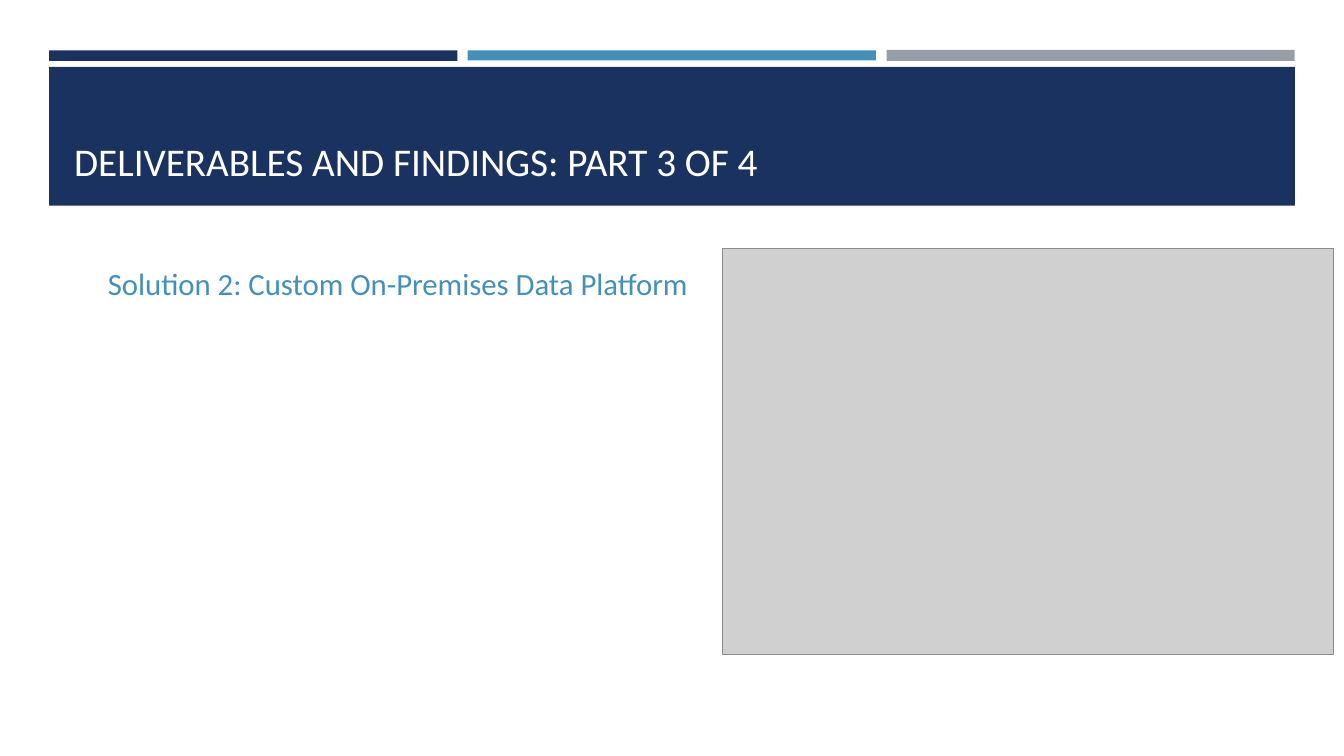
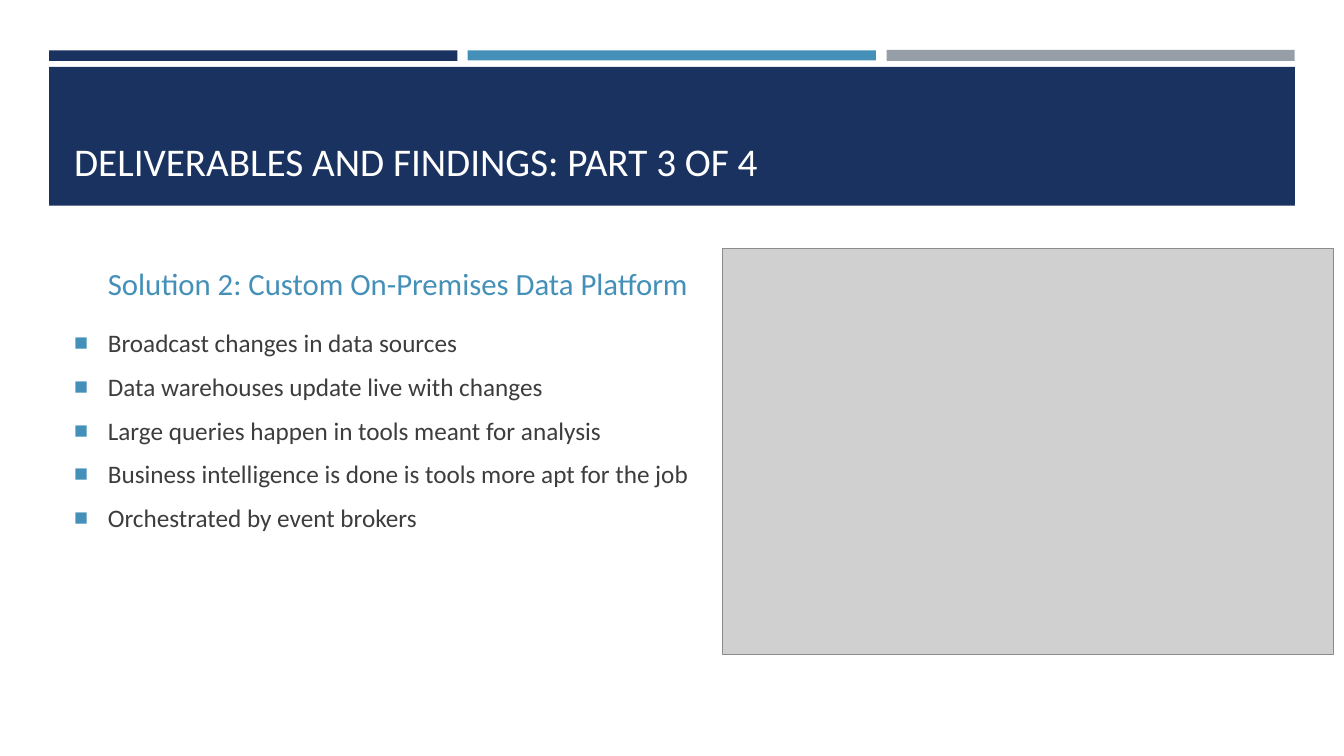
Before and after one commit to slidwell44/MIS6940_finalProject, a slide deck: slide 10 of docs/powerpoint/Class - WI Digital Transformation.pptx. Drawn at 1344x756 pixels with LibreOffice and Linux fonts; fonts in the diff are those of the drawing; grey boxes stand for pictures. Boxes give left, top, right and bottom in pixels: in the first picture for what was removed or moved away, otherwise in the second. Text is boxed around its words. In the diff, an @@ line names an element or a change of style, - is before the commit and + after.

```diff
--- a/docs/powerpoint/Class - WI Digital Transformation.pptx
+++ b/docs/powerpoint/Class - WI Digital Transformation.pptx
@@ text added at [108,334,688,531], 18 pt, text #3D3D3D @@
+■ Broadcast changes in data sources
+■ Data warehouses update live with changes
+■ Large queries happen in tools meant for analysis
+■ Business intelligence is done is tools more apt for the job
+■ Orchestrated by event brokers
```
Also in this commit, not shown: 9 other slides changed, 3 slides added.
